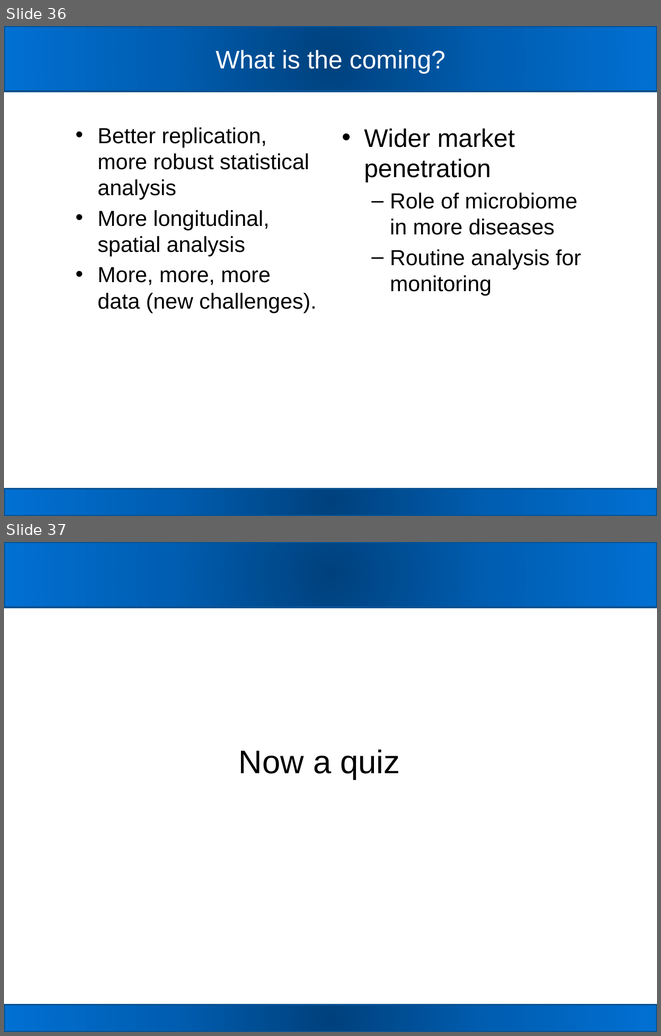
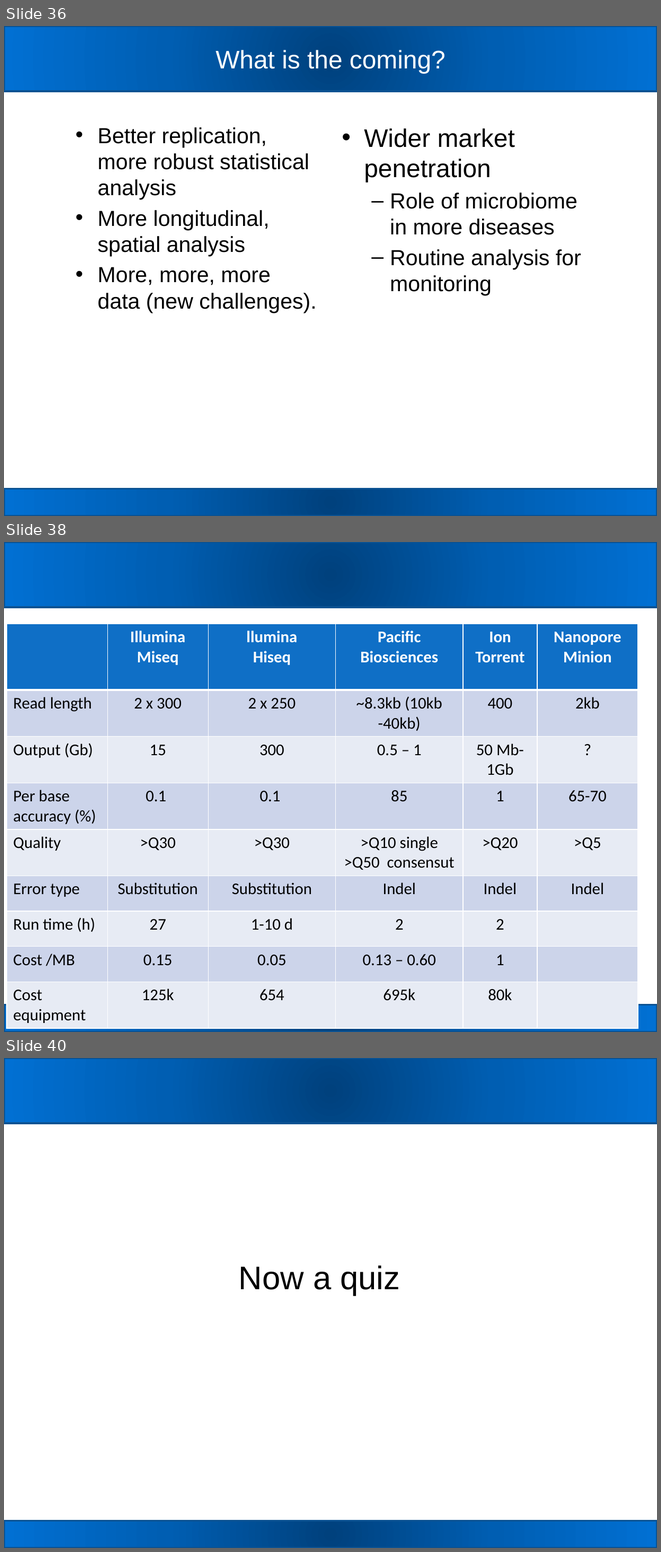
Before and after one commit to carden24/MIC506-Workshop, a slide deck: W2_16S_analysis.pptx. Shown one above the other, each under a label of ours: slides 36 and 37 before the commit, slides 36, 38 and 40 after it; the slides between them are not shown. The pictures are 661x1036 and 661x1552 pixels, drawn with LibreOffice and Linux fonts; fonts in the diff are those of the drawing. Boxes give left, top, right and bottom in pixels: in the first picture for what was removed or moved away, otherwise in the second. Text is boxed around its words. In the diff, an @@ line names an element or a change of style, - is before the commit and + after.

```diff
--- a/W2_16S_analysis.pptx
+++ b/W2_16S_analysis.pptx
@@ slide 38 added at [4,542,657,1032], background #FFFFFF; not listed: 2 template elements that a slide beside it also shows @@
@@ table added at [7,624,637,1025], 9 rows, 6 columns @@
+ | Illumina / Miseq | llumina / Hiseq | Pacific Biosciences | Ion Torrent | Nanopore / Minion
+Read length | 2 x 300 | 2 x 250 | ~8.3kb (10kb -40kb) | 400 | 2kb
+Output (Gb) | 15 | 300 | 0.5 – 1 | 50 Mb- 1Gb | ?
+Per base accuracy (%) | 0.1 | 0.1 | 85 | 1 | 65-70
+Quality | >Q30 | >Q30 | >Q10 single / >Q50 consensut | >Q20 | >Q5
+Error type | Substitution | Substitution | Indel | Indel | Indel
+Run time (h) | 27 | 1-10 d | 2 | 2 | 
+Cost /MB | 0.15 | 0.05 | 0.13 – 0.60 | 1 | 
+Cost equipment | 125k | 654 | 695k | 80k | 
@@ what was slide 37 is now slide 40 @@
```
Also in this commit, not shown: 4 slides changed, 2 other slides added, 3 other files.
